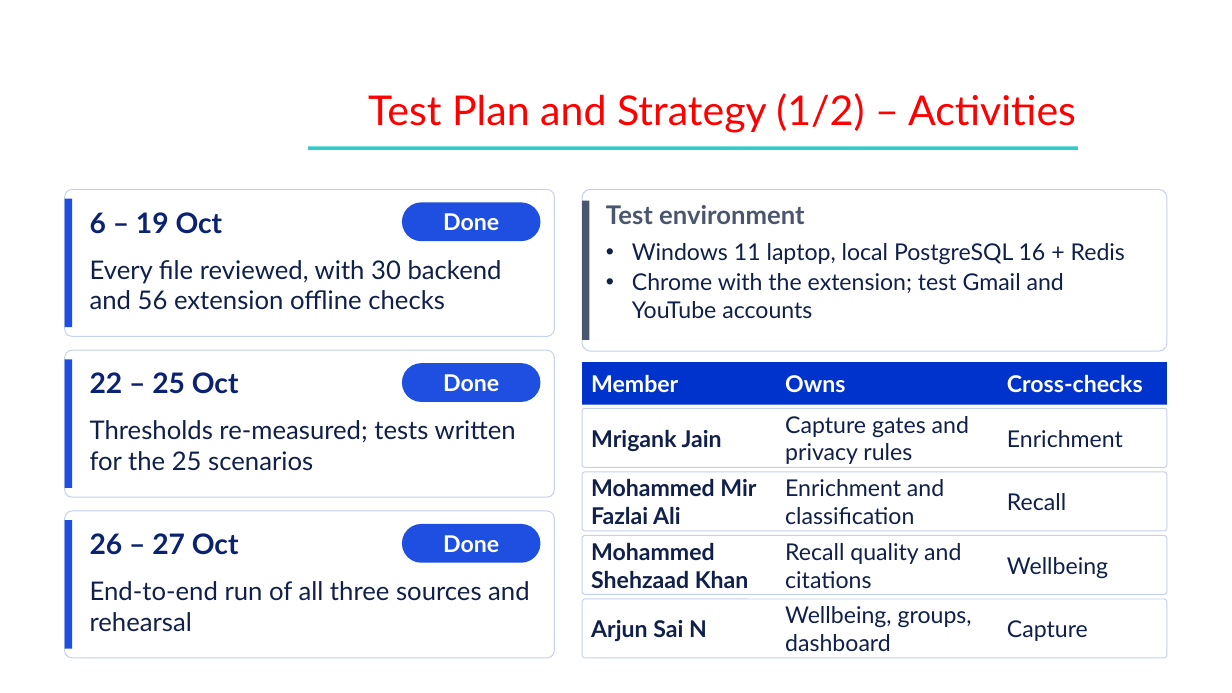
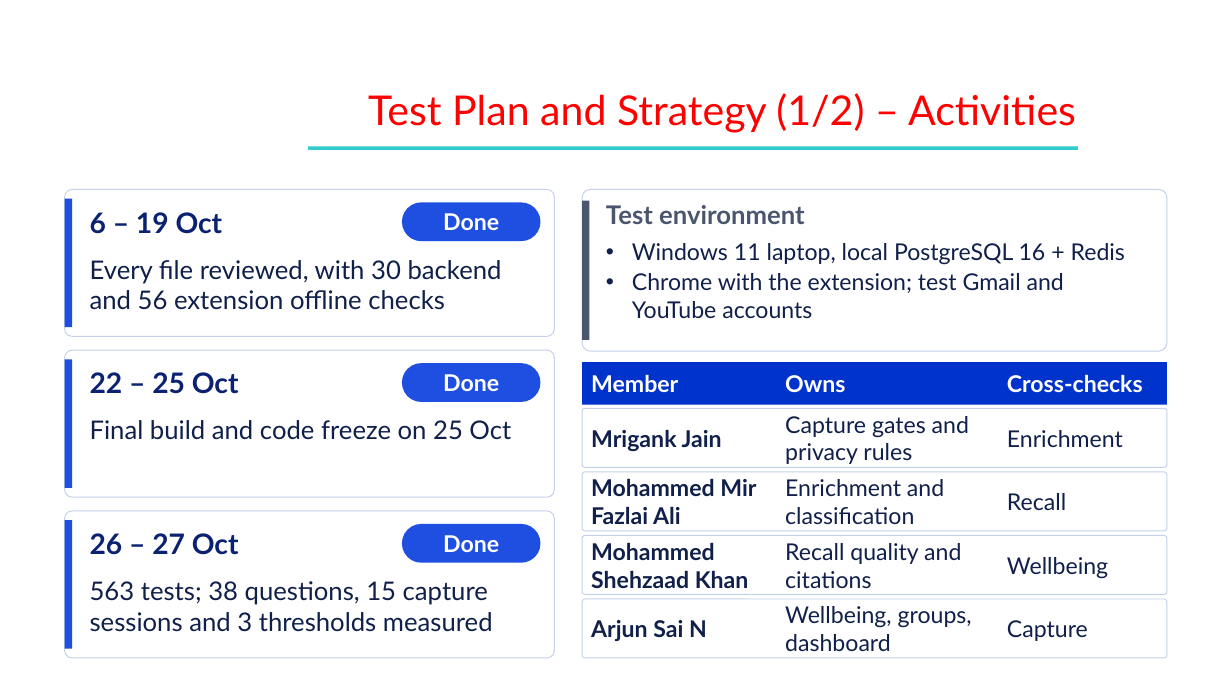
Before and after one commit to Shehzaad-khan/Efficient-Contextualized-History-Orchestrator-E.C.H.O, a slide deck: slide 14 of docs/Phase III/ECHO_Phase3_Review3.pptx. Drawn at 1232x693 pixels with LibreOffice and Linux fonts; fonts in the diff are those of the drawing; background and template pictures are left out. Boxes give left, top, right and bottom in pixels: in the first picture for what was removed or moved away, otherwise in the second. Text is boxed around its words. In the diff, an @@ line names an element or a change of style, - is before the commit and + after.

Commit message:
Update thresholds in tests and documentation; add script for LaTeX to plain text conversion
- Changed KNN threshold from 0.65 to 0.85 in test documentation and unit tests to reflect updated values.
- Introduced a new script `paper_text.py` for converting LaTeX documents to plain text and vice versa, allowing for easier editing of specific sections while preserving the original structure.

```diff
--- a/docs/Phase III/ECHO_Phase3_Review3.pptx
+++ b/docs/Phase III/ECHO_Phase3_Review3.pptx
@@ text at [90,420,511,440]: text changed @@
-Thresholds re-measured; tests written for the 25 scenarios
+Final build and code freeze on 25 Oct
@@ text at [90,581,493,632]: text changed @@
-End-to-end run of all three sources and rehearsal
+563 tests; 38 questions, 15 capture sessions and 3 thresholds measured
```
Also in this commit, not shown: 10 other slides changed, 13 other files.
